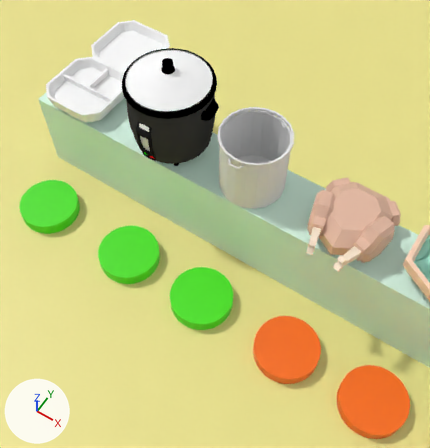
The Blender file scenes/counter-level.blend: old version first, new version second.
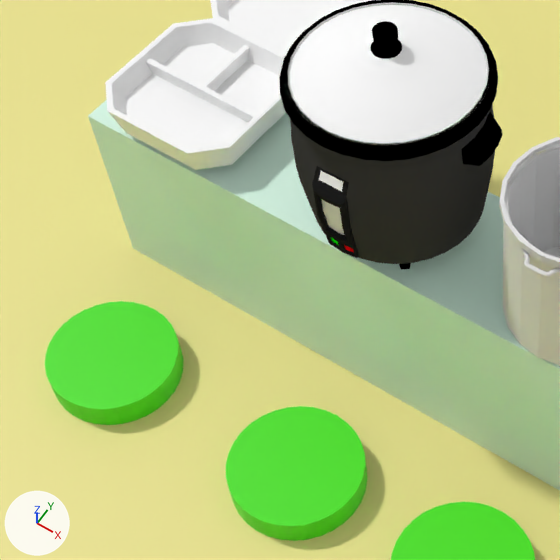
Each version appears first from a 50 mm lens placed at (-4.11, -8.29, 17.4), pointed at (-10.46, 1.3, -0.11), and next in a close-up on the part from 0% to 57% of the width and 11% to 65% of the height. The axes (+X, +Y, +Z) are drawn at lower left. The lights are the same throughout.

Objects in the first close-up: 'Clickable.Noodles', 'Clickable.Rice', 'Clickable.Styrofoam', 'Counter.Main', 'Floor', 'Noodle Pot', 'Rice Cooker.001', 'Rice Cooker.002', 'Styrofoam.Base'.
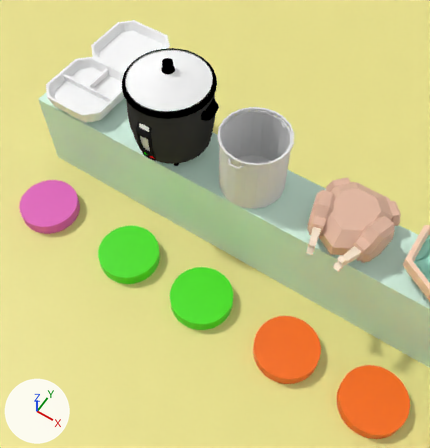
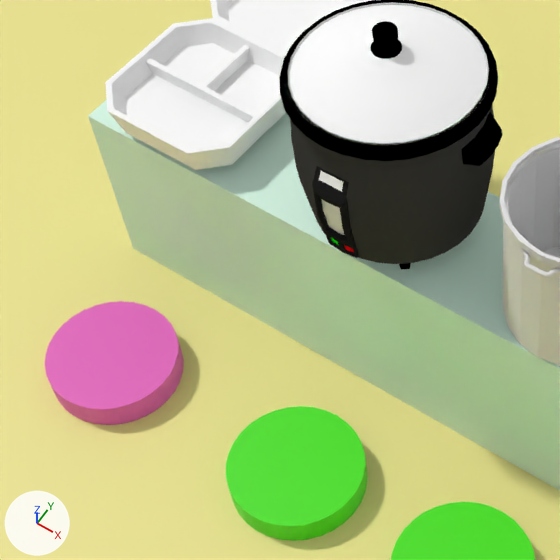
Pixel boxes (x1, y1, x2, y2) of what changed, in the close-ups (560 x 560 px):
```json
{"object": "Clickable.Styrofoam", "change": "recoloured", "before": [45, 301, 184, 425], "after": [45, 301, 184, 425], "on screen": "green to pink"}
```

The change, as JSON lines over the scene's bpy script:
```json
{"op": "add", "block": "mat_styrofoam_station", "code": ["mat_styrofoam_station = principled_material('Styrofoam Station')", "mat_styrofoam_station.base_color = (0.8, 0.118, 0.518)  # pink #e760bf"]}
{"block": "me_clickable_styrofoam", "where": "me_clickable_styrofoam.from_pydata(...)  # 64 vertices, 34 faces; spans x -1.0..1.0, y -1.0..1.0, z -1.0..1.0"}
{"op": "remove", "block": "me_clickable_styrofoam", "code": "me_clickable_styrofoam.materials.append(mat_side_station)  # green #44e700"}
{"op": "add", "block": "me_clickable_styrofoam", "code": "me_clickable_styrofoam.materials.append(mat_styrofoam_station)  # pink #e760bf"}
```
